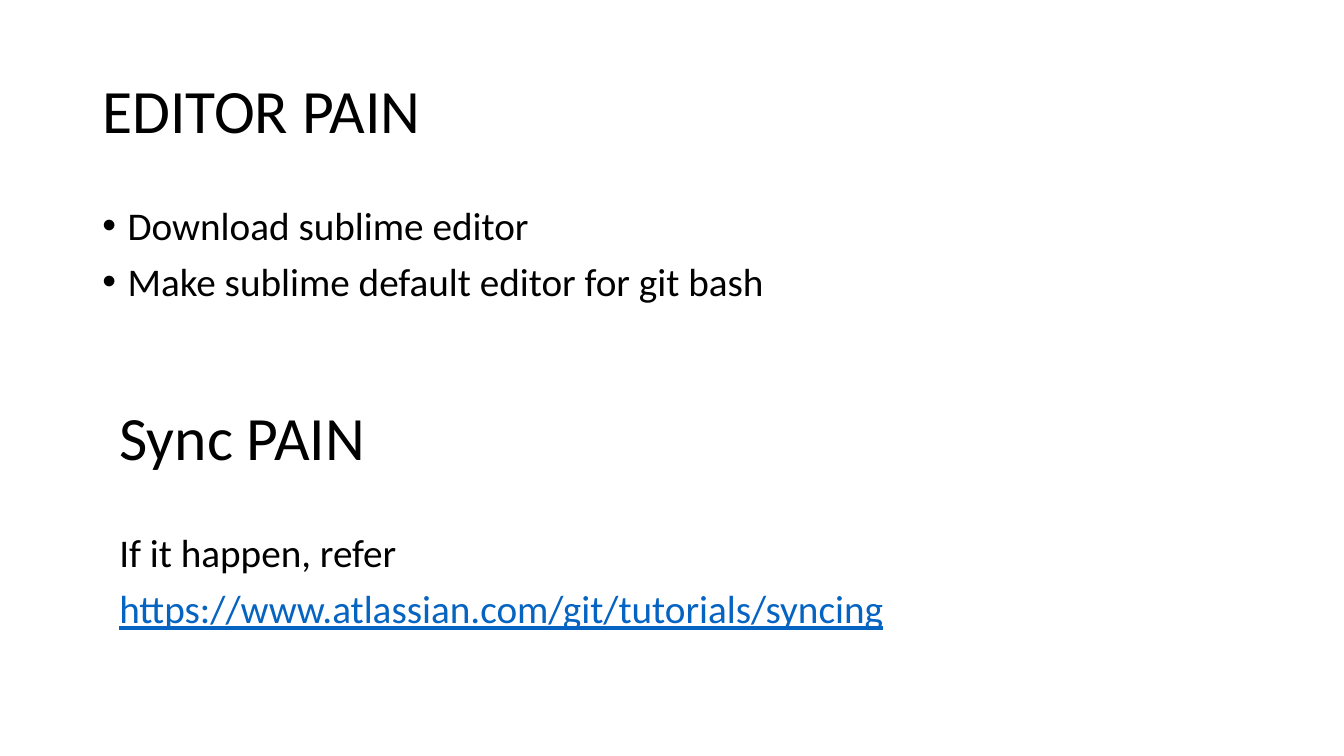
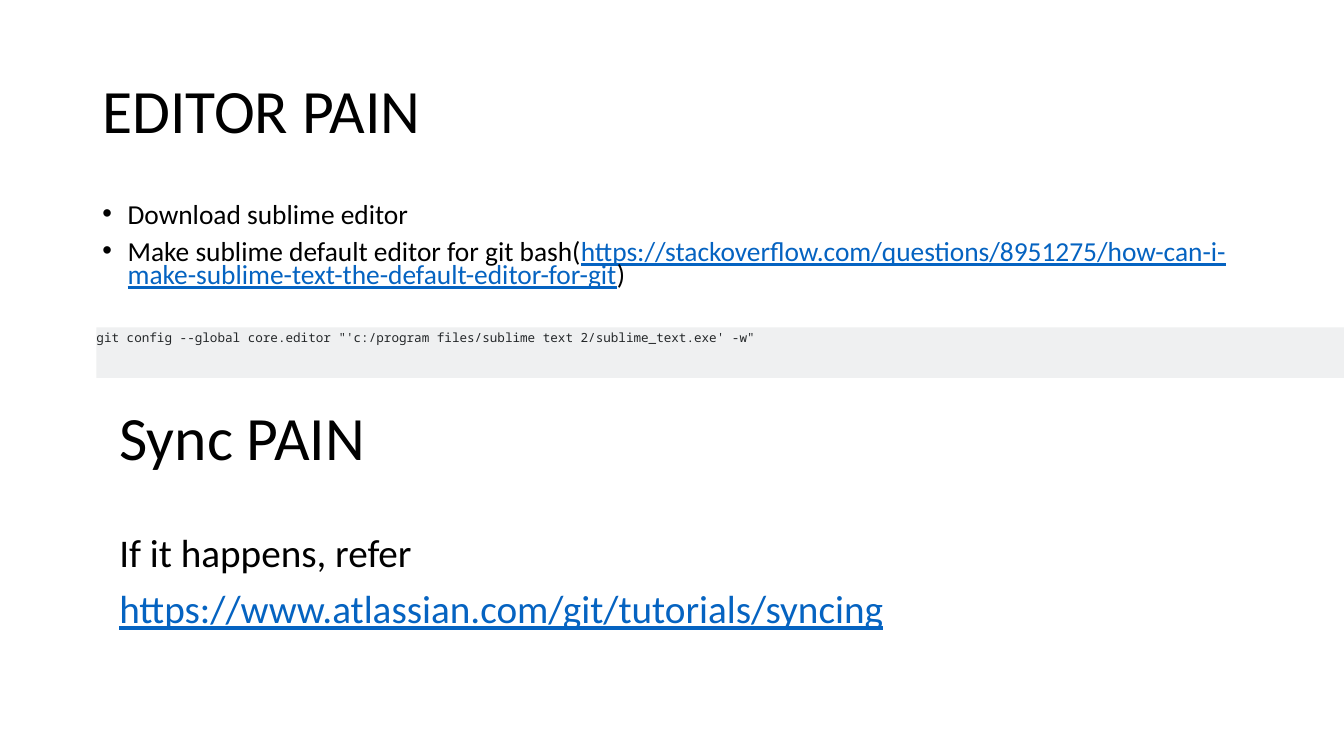
Before and after one commit to sumitPhD/git-for-starter, a slide deck: slide 7 of Just git it.pptx. Drawn at 1344x756 pixels with LibreOffice and Linux fonts; fonts in the diff are those of the drawing. Boxes give left, top, right and bottom in pixels: in the first picture for what was removed or moved away, otherwise in the second. Text is boxed around its words. In the diff, an @@ line names an element or a change of style, - is before the commit and + after.

Commit message:
add editor problem

```diff
--- a/Just git it.pptx
+++ b/Just git it.pptx
@@ text at [128, 205, 408, 225]: size 28 to 19.6 pt in "Download sublime editor"; line spacing 0.9 to 0.7 @@
@@ text at [128, 241, 1226, 289]: text changed; size 28 to 19.6 pt; text colour #000000 to #0563C1 @@
-• Make sublime default editor for git bash
+• Make sublime default editor for git bash(https://stackoverflow.com/questions/8951275/how-can-i-make-sublime-text-the-default-editor-for-git)
@@ rectangle added at [97, 328, 1344, 378], fill #EFF0F1, 9 pt, text #242729 @@
+git config --global core.editor "'c:/program files/sublime text 2/sublime_text.exe' -w"
@@ text at [119, 539, 411, 574]: text changed @@
-If it happen, refer
+If it happens, refer
```
